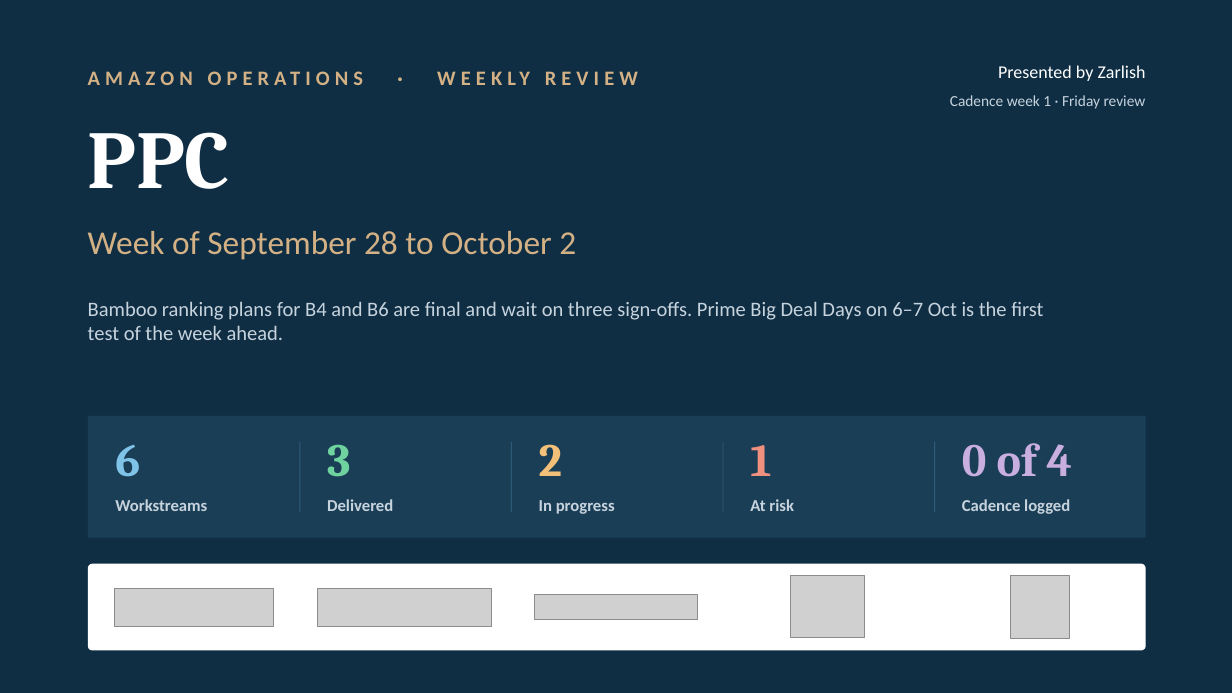
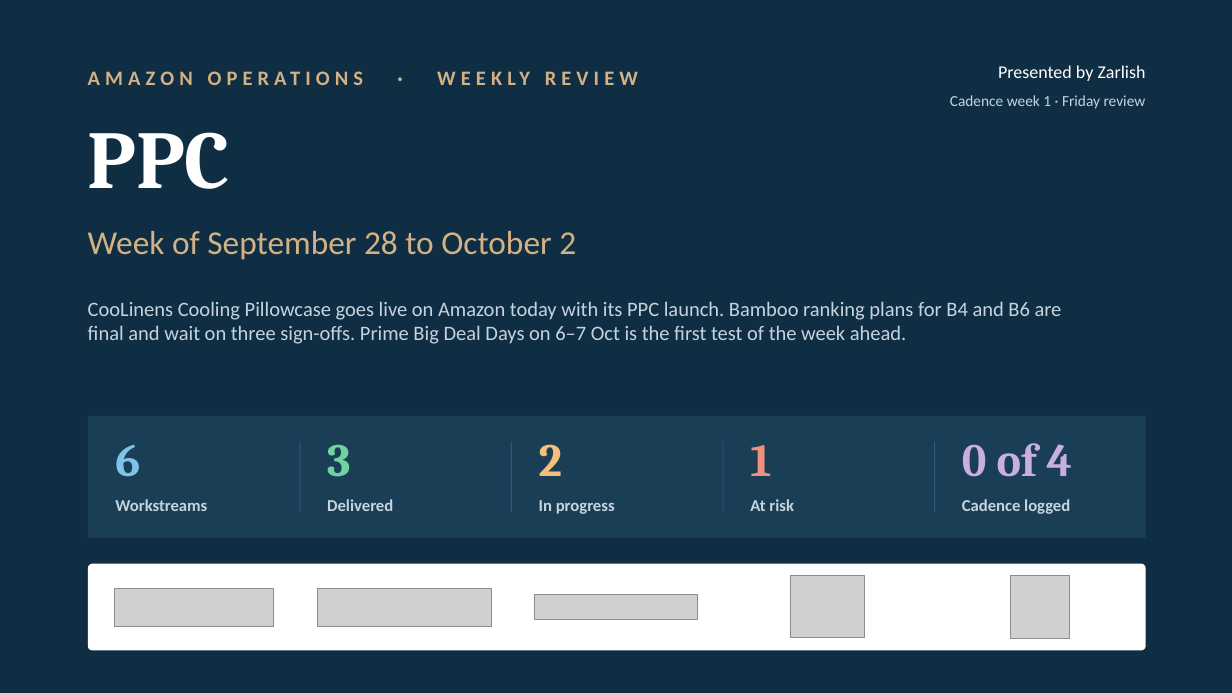
Before and after one commit to zarlish-web/PPC-Audit-, a slide deck: slide 1 of deliverables/PPC_Weekly_Review_Sep28-Oct2.pptx. Drawn at 1232x693 pixels with LibreOffice and Linux fonts; fonts in the diff are those of the drawing; grey boxes stand for pictures. Boxes give left, top, right and bottom in pixels: in the first picture for what was removed or moved away, otherwise in the second. Text is boxed around its words. In the diff, an @@ line names an element or a change of style, - is before the commit and + after.

```diff
--- a/deliverables/PPC_Weekly_Review_Sep28-Oct2.pptx
+++ b/deliverables/PPC_Weekly_Review_Sep28-Oct2.pptx
@@ text at (x1=88, y1=301, x2=1062, y2=344): text changed @@
-Bamboo ranking plans for B4 and B6 are final and wait on three sign-offs. Prime Big Deal Days on 6–7 Oct is the first test of the week ahead.
+CooLinens Cooling Pillowcase goes live on Amazon today with its PPC launch. Bamboo ranking plans for B4 and B6 are final and wait on three sign-offs. Prime Big Deal Days on 6–7 Oct is the first test of the week ahead.
```
Also in this commit, not shown: 2 other slides changed.
